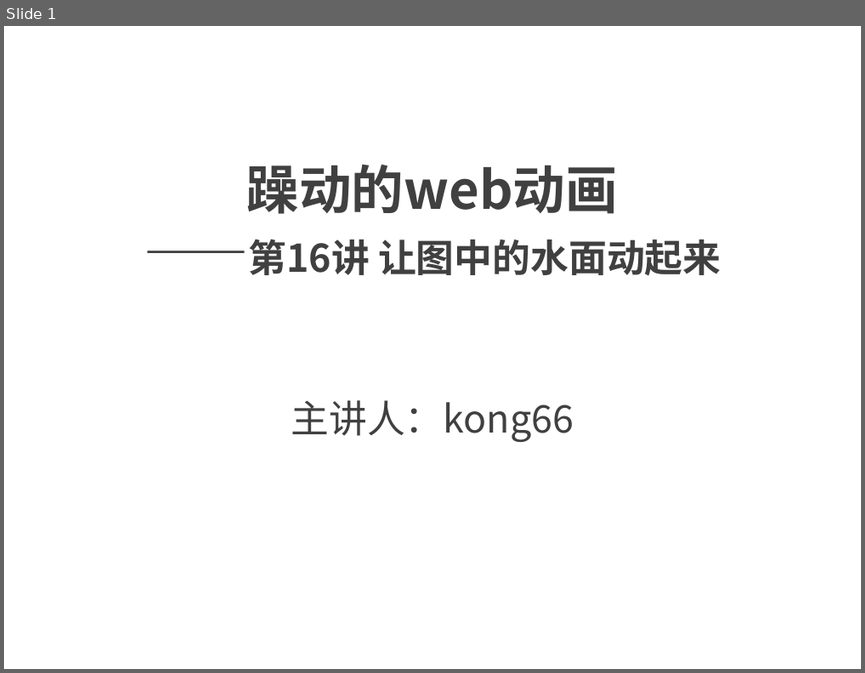
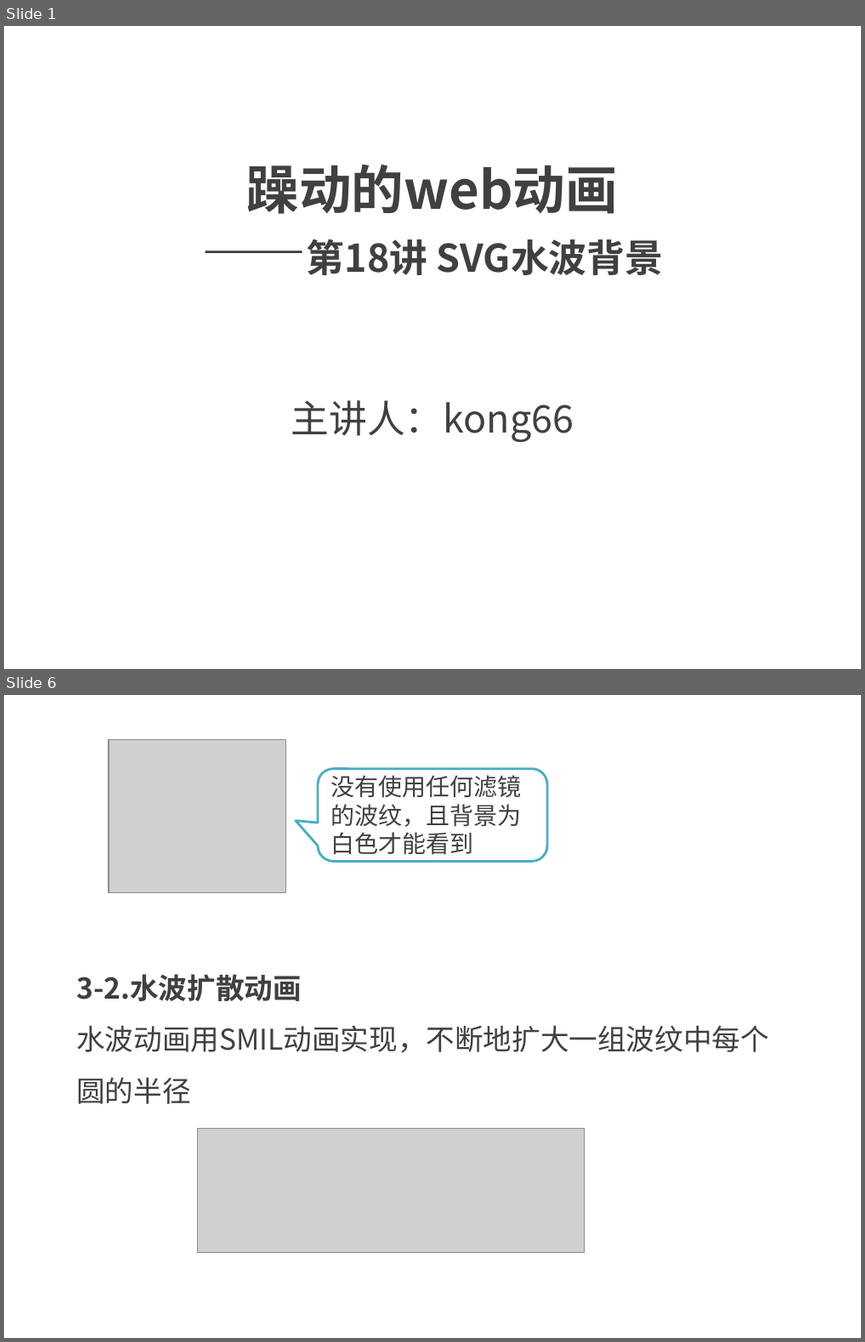
Before and after one commit to kong66/webAni, a slide deck: 18-svg-filter-water-wave/18.pptx. Shown one above the other, each under a label of ours: slide 1 before the commit, slides 1 and 6 after it; the slides between them are not shown. The pictures are 865x673 and 865x1342 pixels, drawn with LibreOffice and Linux fonts; fonts in the diff are those of the drawing; grey boxes stand for pictures. Boxes give left, top, right and bottom in pixels: in the first picture for what was removed or moved away, otherwise in the second. Text is boxed around its words. In the diff, an @@ line names an element or a change of style, - is before the commit and + after.

```diff
--- a/18-svg-filter-water-wave/18.pptx
+++ b/18-svg-filter-water-wave/18.pptx
@@ slide 6 added at (4, 695, 861, 1338), background #FFFFFF @@
@@ picture added at (109, 739, 286, 892) @@
@@ rounded speech box added at (318, 769, 547, 862), fill #FFFFFF, outline #4BACC6 2 pt, 20 pt, text #404040 @@
+没有使用任何滤镜的波纹，且背景为白色才能看到
@@ text added at (76, 974, 769, 1104), 24 pt, text #404040 @@
+3-2.水波扩散动画
+水波动画用SMIL动画实现，不断地扩大一组波纹中每个圆的半径
@@ picture added at (197, 1128, 584, 1252) @@
@@ slide 1 changed as well @@
@@ title at (247, 164, 664, 275): text changed @@
-躁动的web动画
-——第16讲 让图中的水面动起来
+躁动的web动画
+——第18讲 SVG水波背景
```
Also in this commit, not shown: 2 other slides changed, 18 other slides added, 11 slides removed, 7 other files.
